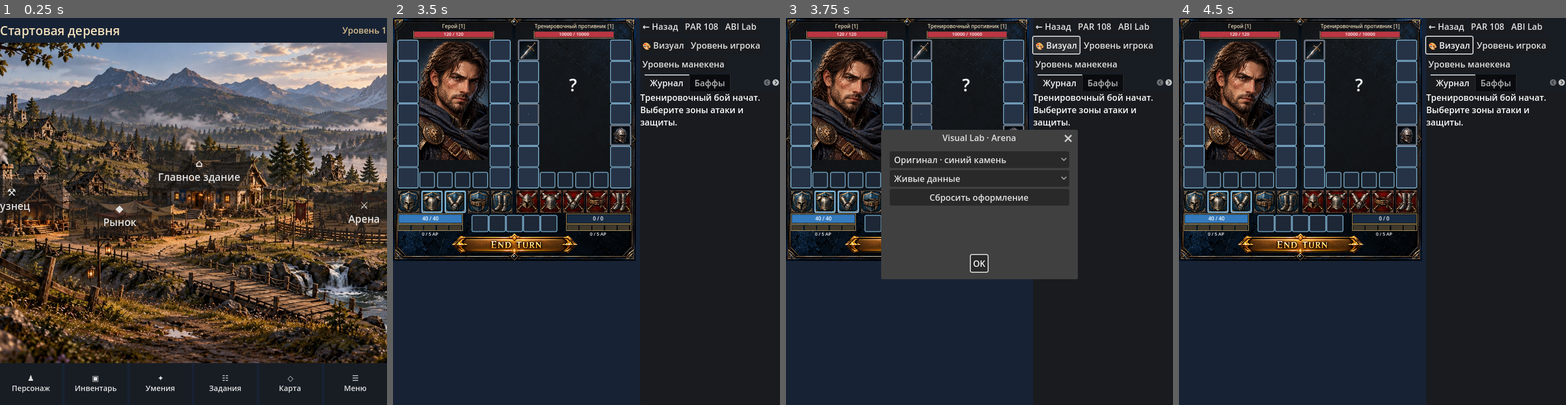
Above: before the commit, frames 1-4 (left to right).
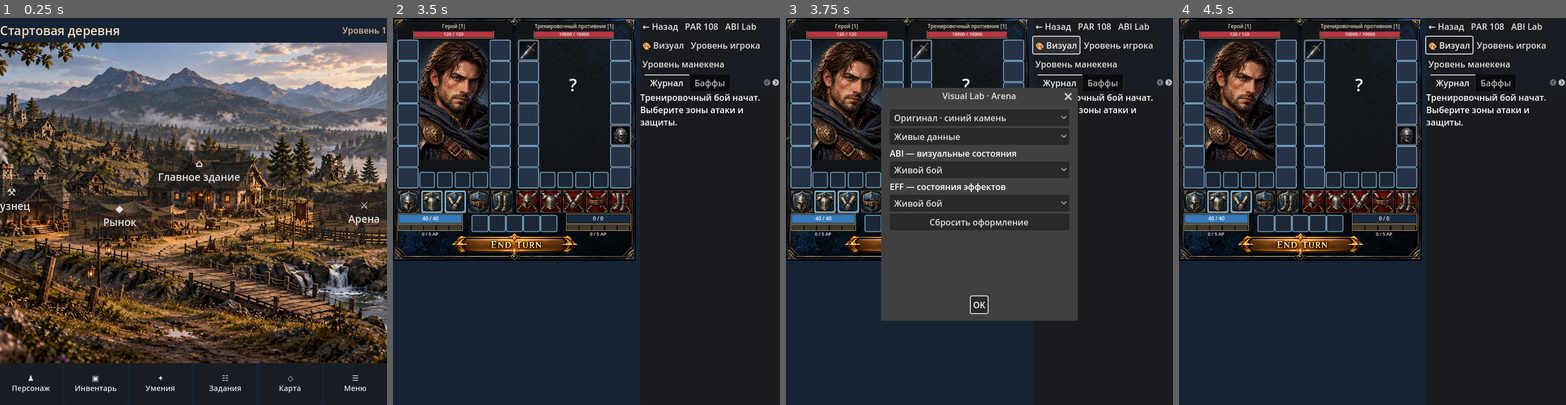
Above: after the commit, the same moments.

Repository: Archoniou1987/Battle-of-Artheon
Game: Godot game, scene res://scenes/main/main.tscn
Two runs of this game, one before a commit and one after it. Both use one fixed random seed, a clock stepped at 60 frames per second and the inputs below.
Inputs:
- Up to frame 1 (0.25 s): no input
- Up to frame 2 (3.5 s): click "⚒ Кузнец" at 0.5 s; click "◆ Рынок" at 1.25 s; click "⌂ Главное здание" at 2 s; click "⚔ Арена" at 2.75 s
- Up to frame 3 (3.75 s): click "🎨 Визуал" at 3.5 s
- Up to frame 4 (4.5 s): click "OK" at 4.25 s

Frames 1-2 are identical in both runs. In frame 3, 11% of the frame differs, in the area x 24-76%, y 18-79%; in frame 4, nothing differs.

Commit message:
feat(arena visual lab): preview ABI states and EFF rows without altering combat data

Diff:
--- a/ui/arena/arena_screen.gd
+++ b/ui/arena/arena_screen.gd
@@ -55,6 +55,10 @@
 var visual_lab_scenario: OptionButton
 var visual_lab_theme_index := 0
 var visual_lab_scenario_index := 0
+var visual_lab_abi_mode: OptionButton
+var visual_lab_eff_mode: OptionButton
+var visual_lab_abi_index := 0
+var visual_lab_eff_index := 0
 var log_view: RichTextLabel
 var round_button: Button
 var round_button_art: TextureRect
@@ -235,7 +239,7 @@
 	visual_lab_dialog = AcceptDialog.new()
 	visual_lab_dialog.name = "VisualLabDialog"
 	visual_lab_dialog.title = "Visual Lab · Arena"
-	visual_lab_dialog.min_size = Vector2i(310, 230)
+	visual_lab_dialog.min_size = Vector2i(310, 340)
 	add_child(visual_lab_dialog)
 	var column := VBoxContainer.new()
 	visual_lab_dialog.add_child(column)
@@ -257,20 +261,50 @@
 		_apply_visual_lab()
 	)
 	column.add_child(visual_lab_scenario)
+	var abi_heading := Label.new()
+	abi_heading.text = "ABI — визуальные состояния"
+	column.add_child(abi_heading)
+	visual_lab_abi_mode = OptionButton.new()
+	visual_lab_abi_mode.name = "ABIPreview"
+	for name_text in ["Живой бой", "Все 5 ABI", "Выбранная ABI", "Недоступные ABI"]:
+		visual_lab_abi_mode.add_item(name_text)
+	visual_lab_abi_mode.item_selected.connect(func(index: int) -> void:
+		visual_lab_abi_index = index
+		_apply_visual_lab_abi()
+	)
+	column.add_child(visual_lab_abi_mode)
+	var eff_heading := Label.new()
+	eff_heading.text = "EFF — состояния эффектов"
+	column.add_child(eff_heading)
+	visual_lab_eff_mode = OptionButton.new()
+	visual_lab_eff_mode.name = "EFFPreview"
+	for name_text in ["Живой бой", "Баффы и дебаффы", "Переполнение +N", "Ожидающие эффекты"]:
+		visual_lab_eff_mode.add_item(name_text)
+	visual_lab_eff_mode.item_selected.connect(func(index: int) -> void:
+		visual_lab_eff_index = index
+		_refresh_effect_display()
+	)
+	column.add_child(visual_lab_eff_mode)
 	var reset := Button.new()
 	reset.text = "Сбросить оформление"
 	reset.pressed.connect(_reset_visual_lab)
 	column.add_child(reset)
 
 func _open_visual_lab() -> void:
-	visual_lab_dialog.popup_centered(Vector2i(350, 240))
+	visual_lab_dialog.popup_centered(Vector2i(350, 395))
 
 func _reset_visual_lab() -> void:
 	visual_lab_theme.select(0)
 	visual_lab_scenario.select(0)
+	visual_lab_abi_mode.select(0)
+	visual_lab_eff_mode.select(0)
+	visual_lab_abi_index = 0
+	visual_lab_eff_index = 0
 	visual_lab_theme_index = 0
 	visual_lab_scenario_index = 0
 	_apply_visual_lab()
+	_apply_visual_lab_abi()
+	_refresh_effect_display()
 
 func _apply_visual_lab() -> void:
 	if arena_background == null:
@@ -298,6 +332,47 @@
 		VisualLabPresets.configure_zone_outline(button, visual_lab_theme_index)
 	for button in attack_buttons:
 		VisualLabPresets.configure_zone_outline(button, visual_lab_theme_index)
+	_apply_visual_lab_abi()
+
+## Visual-only ABI labels sit above existing hit regions; never modify button
+## availability, selection, ability IDs or combat session actions.
+func _apply_visual_lab_abi() -> void:
+	for index in range(ability_buttons.size()):
+		var button := ability_buttons[index]
+		var overlay := button.get_node_or_null("VisualLabABILabel") as Label
+		if visual_lab_abi_index == 0:
+			if overlay != null:
+				overlay.visible = false
+			continue
+		if overlay == null:
+			overlay = Label.new()
+			overlay.name = "VisualLabABILabel"
+			overlay.mouse_filter = Control.MOUSE_FILTER_IGNORE
+			overlay.set_anchors_and_offsets_preset(Control.PRESET_FULL_RECT)
+			overlay.horizontal_alignment = HORIZONTAL_ALIGNMENT_CENTER
+			overlay.vertical_alignment = VERTICAL_ALIGNMENT_CENTER
+			overlay.add_theme_font_size_override("font_size", 9)
+			button.add_child(overlay)
+		overlay.visible = true
+		if visual_lab_abi_index == 3:
+			overlay.text = "×"
+			overlay.add_theme_color_override("font_color", Color("#8b939c"))
+		else:
+			overlay.text = "%d" % (index + 1)
+			overlay.add_theme_color_override("font_color", Color("#f4dfb5"))
+		var outline := button.get_node_or_null("VisualLabABIOutline") as Panel
+		if outline == null:
+			outline = Panel.new()
+			outline.name = "VisualLabABIOutline"
+			outline.mouse_filter = Control.MOUSE_FILTER_IGNORE
+			button.add_child(outline)
+			outline.set_anchors_and_offsets_preset(Control.PRESET_FULL_RECT)
+		var style := StyleBoxFlat.new()
+		style.bg_color = Color.TRANSPARENT
+		style.border_color = Color("#efca77") if visual_lab_abi_index == 2 and index == 0 else Color("#505d69")
+		style.set_border_width_all(2 if visual_lab_abi_index == 2 and index == 0 else 1)
+		outline.add_theme_stylebox_override("panel", style)
+		outline.visible = visual_lab_abi_index != 0
 
 func _open_level_settings(is_player: bool) -> void:
 	level_settings_dialog.title = "Уровень игрока" if is_player else "Уровень манекена"
@@ -1057,10 +1132,29 @@
 ## Compact two-row EFF view. Five cells per row; last cell becomes +N when
 ## there are more than five active/pending effects. Tap for details on mobile.
 func _effect_entries(is_player:bool,row_type:String) -> Array:
+	if visual_lab_eff_index > 0:
+		return _visual_lab_effect_examples(is_player, row_type)
 	if combat_session == null:
 		return []
 	var snapshot:=combat_session.effect_view(is_player)
 	return Array(snapshot.get("buffs" if row_type=="Баффы" else "debuffs",[]))
+
+## Data-shaped presentation fixtures; no effect service / combat state mutation.
+func _visual_lab_effect_examples(is_player: bool, row_type: String) -> Array:
+	var is_buff := row_type == "Баффы"
+	var base: Array = []
+	var count := 7 if visual_lab_eff_index == 2 else 3
+	for index in range(count):
+		var kind := ("shield" if index % 2 == 0 else "regen") if is_buff else ("poison" if index % 2 == 0 else "slow")
+		base.append({
+			"id": "PREVIEW_%d" % index,
+			"name": ("Защита" if is_buff else "Отравление") + " · пример %d" % (index + 1),
+			"kind": kind,
+			"remaining_rounds": 2 + index % 3,
+			"stacks": 1 + index % 2,
+			"pending": visual_lab_eff_index == 3 and index == 0
+		})
+	return base
 
 func _effect_symbol(kind:String) -> String:
 	match kind:
@@ -1083,7 +1177,7 @@
 	return result
 
 func _refresh_effect_display() -> void:
-	if combat_session==null:
+	if combat_session==null and visual_lab_eff_index == 0:
 		return
 	for is_player in [true,false]:
 		var fighter_key: String = "player_" if is_player else "enemy_"
@@ -1150,6 +1244,7 @@
 	set_elixir_cooldown(combat_session.elixir_cooldown())
 	_refresh_ability_buttons()
 	_refresh_effect_display()
+	_apply_visual_lab_abi()
 
 func refresh() -> void:
 	for slot in player_slots:
